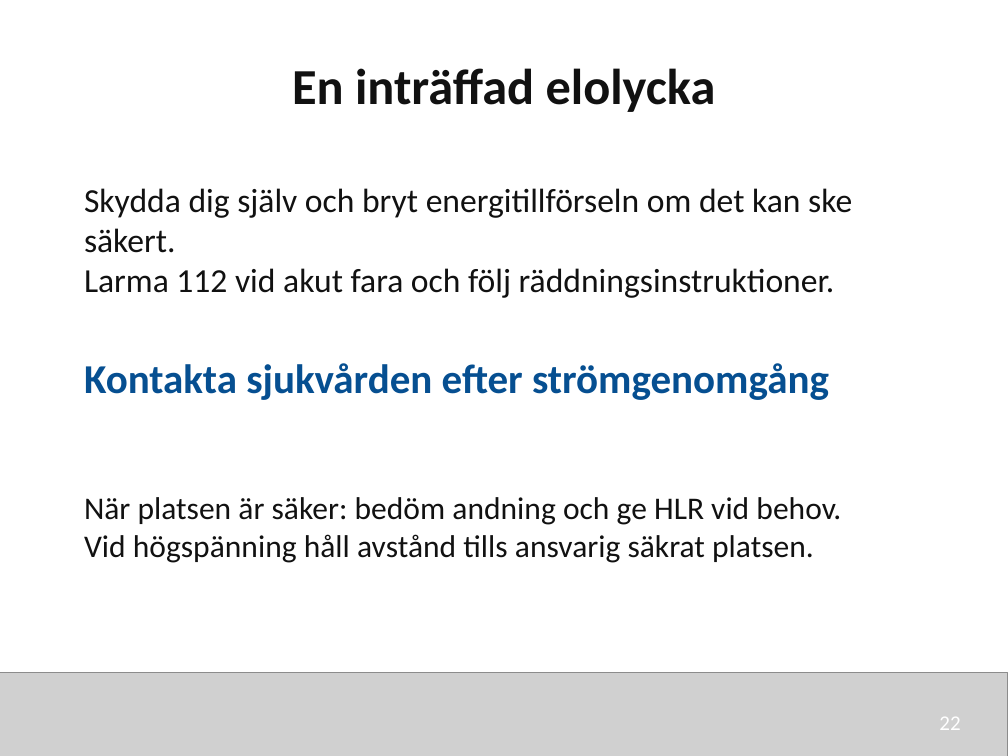
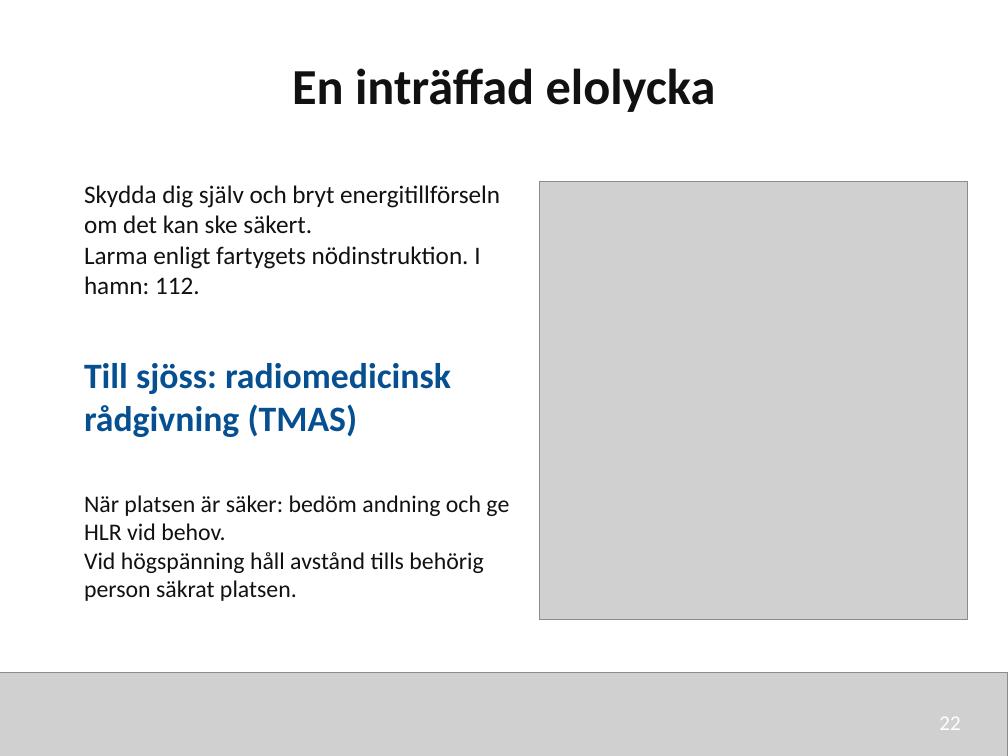
Before and after one commit to nj22az/nj22az.github.io, a slide deck: slide 22 of sjoskolan/vecka-42/aktuell/v42_01_Elektriska_risker_elev.pptx. Drawn at 1008x756 pixels with LibreOffice and Linux fonts; fonts in the diff are those of the drawing; grey boxes stand for pictures. Boxes give left, top, right and bottom in pixels: in the first picture for what was removed or moved away, otherwise in the second. Text is boxed around its words. In the diff, an @@ line names an element or a change of style, - is before the commit and + after.

```diff
--- a/sjoskolan/vecka-42/aktuell/v42_01_Elektriska_risker_elev.pptx
+++ b/sjoskolan/vecka-42/aktuell/v42_01_Elektriska_risker_elev.pptx
@@ text at (84, 185, 500, 233): size 24 to 18 pt in "Skydda dig själv och bryt energitillförseln om ..." @@
@@ picture added at (539, 181, 968, 620) @@
@@ text at (84, 246, 480, 294): text changed; size 24 to 18 pt @@
-Larma 112 vid akut fara och följ räddningsinstruktioner.
+Larma enligt fartygets nödinstruktion. I hamn: 112.
@@ text at (84, 363, 451, 437): text changed; size 29.2 to 25.5 pt @@
-Kontakta sjukvården efter strömgenomgång
+Till sjöss: radiomedicinsk rådgivning (TMAS)
@@ text at (84, 495, 509, 540): size 22.5 to 17 pt in "När platsen är säker: bedöm andning och ..." @@
@@ text at (84, 552, 483, 601): text changed; size 22.5 to 17 pt @@
-Vid högspänning håll avstånd tills ansvarig säkrat platsen.
+Vid högspänning håll avstånd tills behörig person säkrat platsen.
```
Also in this commit, not shown: 22 other slides changed, 13 other files.
